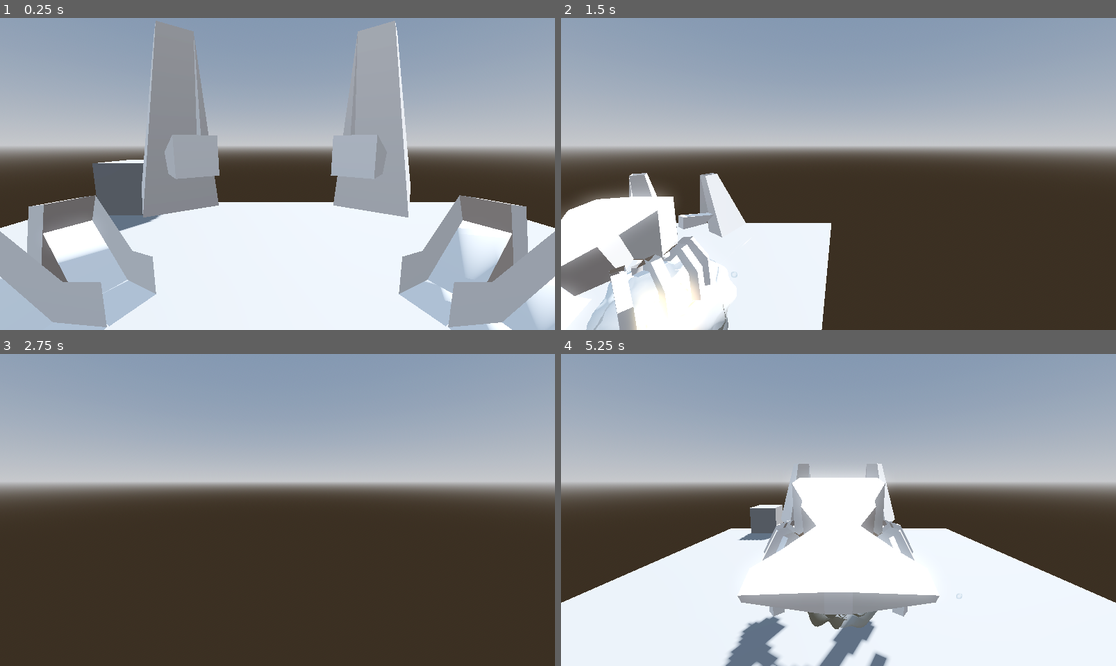
Above: before the commit, frames 1-4 (two rows, left to right).
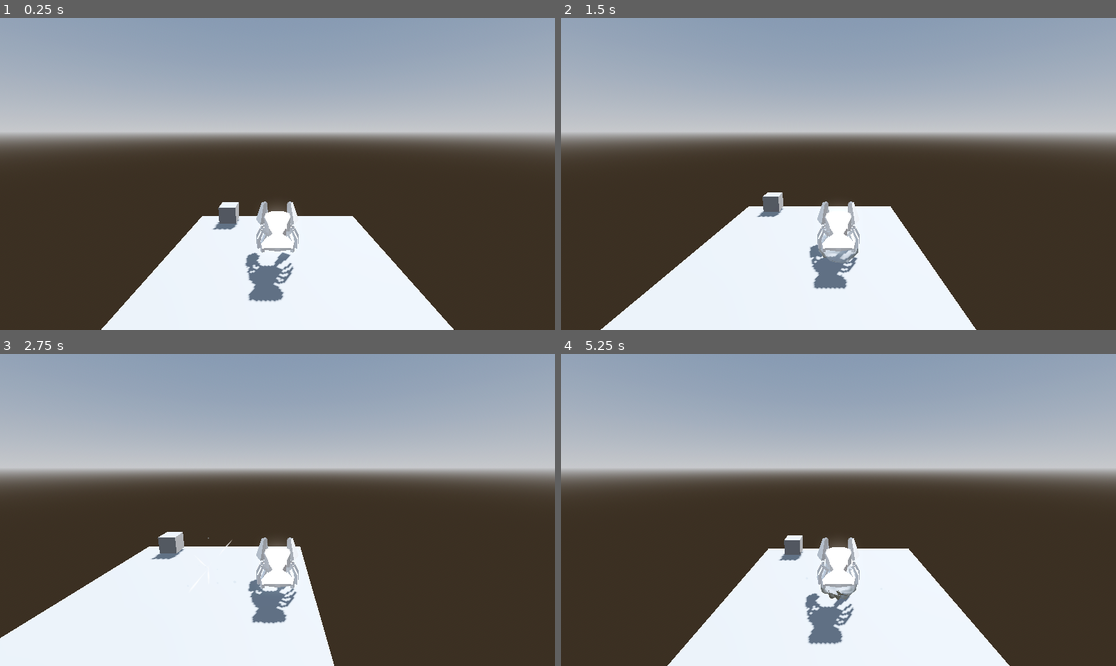
Above: after the commit, the same moments.

Repository: fazilhus/mantis-crab
Game: Godot game, scene res://scenes/game.tscn
Same seed, same stepped clock (60 frames per second), same inputs: the game is played once before the commit and once after it.
Inputs:
- Up to frame 1 (0.25 s): no input
- Up to frame 2 (1.5 s): tap Enter (ui_accept) at 0.5, 0.77 s; hold D (Right) 0.53-1.28 s; tap Space (Grab) at 0.6, 1.35 s; hold S (Backward) from 1.28 s (still down)
- Up to frame 3 (2.75 s): tap Enter (ui_accept) at 1.52, 2 s; release S (Backward) at 2.03 s; hold D (Right) from 2.03 s (still down); tap Space (Grab) at 2.1 s
- Up to frame 4 (5.25 s): release D (Right) at 2.78 s; hold W (Forward) 2.78-3.53 s; tap Space (Grab) every 0.75 s from 2.85 to 5.1 s; tap Enter (ui_accept) at 3.02, 3.5, 3.77, 4.25, 4.52, 5 s; hold A (Left) 3.53-5.03 s; hold S (Backward) from 5.03 s (still down)

The runs differ from the first frame. In frame 1, 43% of the frame differs, in the area x 0-100%, y 0-100%; in frame 2, 28%; in frame 3, 27%; in frame 4, 37%.

Commit message:
camera controls

Diff:
--- a/project.godot
+++ b/project.godot
@@ -67,3 +67,13 @@
 "events": [Object(InputEventJoypadMotion,"resource_local_to_scene":false,"resource_name":"","device":-1,"axis":2,"axis_value":1.0,"script":null)
 ]
 }
+Camera_Up={
+"deadzone": 0.5,
+"events": [Object(InputEventJoypadMotion,"resource_local_to_scene":false,"resource_name":"","device":-1,"axis":3,"axis_value":-1.0,"script":null)
+]
+}
+Camera_Down={
+"deadzone": 0.5,
+"events": [Object(InputEventJoypadMotion,"resource_local_to_scene":false,"resource_name":"","device":-1,"axis":3,"axis_value":1.0,"script":null)
+]
+}
--- a/scenes/player_character.tscn
+++ b/scenes/player_character.tscn
@@ -10,6 +10,7 @@
 
 [node name="PlayerCharacter" type="CharacterBody3D"]
 script = ExtResource("1_w7rqf")
+rot_speed_mod = Vector2(1, 1.2)
 
 [node name="MeshInstance3D" type="MeshInstance3D" parent="."]
 visible = false
@@ -20,11 +21,11 @@
 
 [node name="CameraGimble_Node3D" type="Node3D" parent="."]
 unique_name_in_owner = true
-transform = Transform3D(1, 0, 0, 0, 1, 0, 0, 0, 1, 0, 2, 5)
+transform = Transform3D(1, 0, 0, 0, 0.978939, 0.204154, 0, -0.204154, 0.978939, 0, 2, 0)
 
 [node name="Camera3D" type="Camera3D" parent="CameraGimble_Node3D"]
+transform = Transform3D(1, 0, 0, 0, 1, 0, 0, 0, 1, 0, 1, 8)
 environment = ExtResource("2_bvyv1")
-transform = Transform3D(1, 0, 0, 0, 0.990268, 0.139173, 0, -0.139173, 0.990268, 0, 0.281234, 0.188634)
 
 [node name="mantis crab placeholder" parent="." instance=ExtResource("2_e8b2q")]
 transform = Transform3D(0.61, 0, 0, 0, 0.61, 0, 0, 0, 0.61, 0, 0, 0)
--- a/scenes/test_v.tscn
+++ b/scenes/test_v.tscn
@@ -27,6 +27,7 @@
 transform = Transform3D(1, 0, 0, 0, 0.190689, 0.98165, 0, -0.98165, 0.190689, 0, 8.9016, 0)
 
 [node name="PlayerCharacter" parent="." instance=ExtResource("1_h4qco")]
+rot_speed_mod = null
 
 [node name="Current_Area" parent="." instance=ExtResource("2_wkh21")]
 transform = Transform3D(1, 0, 0, 0, 1, 0, 0, 0, 1, 0.00256395, 1.40443, -7.58187)
--- a/scripts/coral.gd
+++ b/scripts/coral.gd
@@ -7,7 +7,7 @@
 
 func _on_area_3d_body_entered(body:Node3D):
 		#TODO Update statement to check for bubble
-	if body.get_parent() is Crab:
+	if body.get_parent() is PlayerCharacter:
 		#Break animation
 		#Break sound
 		self.queue_free()
--- a/scripts/player_character.gd
+++ b/scripts/player_character.gd
@@ -12,10 +12,16 @@
 var is_grabbing : bool = false
 var can_grab : bool = false
 @onready var camera_gimble = get_node("CameraGimble_Node3D")
+var camera_gimble_origin : Vector3 = Vector3.ZERO
+var camera_gimble_rotation_origion : Vector3 = Vector3.ZERO
+
+var rotation_speed : Vector2 = Vector2.ZERO
+@export var rot_speed_mod : Vector2 = Vector2.ONE
 
 func _ready():
 	SignalBuss._can_grab.connect(_can_grab)
 	SignalBuss.bubble_release.connect(on_bubble_release)
+	camera_gimble_origin = camera_gimble.position
 
 func _physics_process(delta: float) -> void:
 	# Add the gravity.
@@ -40,16 +46,37 @@
 		velocity.x = move_toward(velocity.x, 0, SPEED)
 		velocity.z = move_toward(velocity.z, 0, SPEED)
 
+	#if abs(rotation_speed.x) > 0.3:
+	#	rotation.y = rotate_toward(rotation.y, rotation.y - 1 * rotation_speed.x, delta)
+
+	print(rotation_speed.y)
+	# if abs(rotation_speed.y) > 0.3 and camera_gimble.rotation.y > -0.5 and camera_gimble.rotation.y <= 0:
+	# 	camera_gimble.rotation.y = rotate_toward(camera_gimble.rotation.y, camera_gimble.rotation.y + 1 * rotation_speed.y, delta)
+	# 	camera_gimble.position.z = move_toward(camera_gimble.position.z,self.position.z,delta*6)
+	#if rotation_speed.y > -0.3 and rotation_speed.y != 0:
+		#camera_gimble.position.z = move_toward(camera_gimble.position.z,self.position.z,delta*4)
+	camera_gimble.rotation.x = camera_gimble.rotation.x + 1 * rotation_speed.x * rot_speed_mod.x * delta
+	camera_gimble.rotation.y = camera_gimble.rotation.y + 1 * rotation_speed.y * rot_speed_mod.y * delta
+	#else:
+		#pass
+		#camera_gimble.rotation.y = rotate_toward(camera_gimble.rotation.y, camera_gimble_rotation_origion.x + 1 * rotation_speed.y, delta)
+		#camera_gimble.position.z = move_toward(camera_gimble.position.z,camera_gimble_origin.z,delta*8)
+
+	camera_gimble.rotation.x = clampf(camera_gimble.rotation.x, -0.5, 0.3)
+	camera_gimble.rotation.y = clampf(camera_gimble.rotation.y, -0.8, 0.8)
+
 	bubble_logic()
 
 	move_and_slide()
 
 
-	move_and_slide()
-	camera_gimble.position = self.position
+func _unhandled_input(event: InputEvent):
+	if event is InputEventJoypadMotion:
+		rotation_speed = Input.get_vector("Camera_Down", "Camera_Up", "Camera_Right", "Camera_Left")
+		rotation_speed *= -1
 
-func _unhandled_input(event: InputEvent):
-	pass
+
+
 
 func _can_grab():
 	can_grab = true
Not shown: 1 places in scenes/player_character.tscn that only renumber resources
